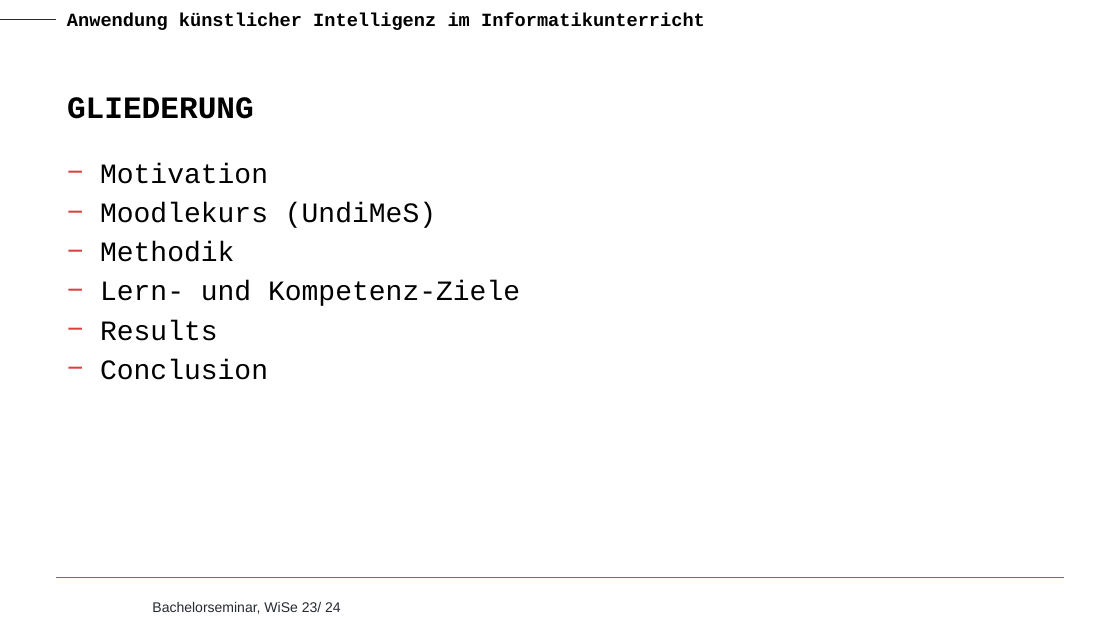
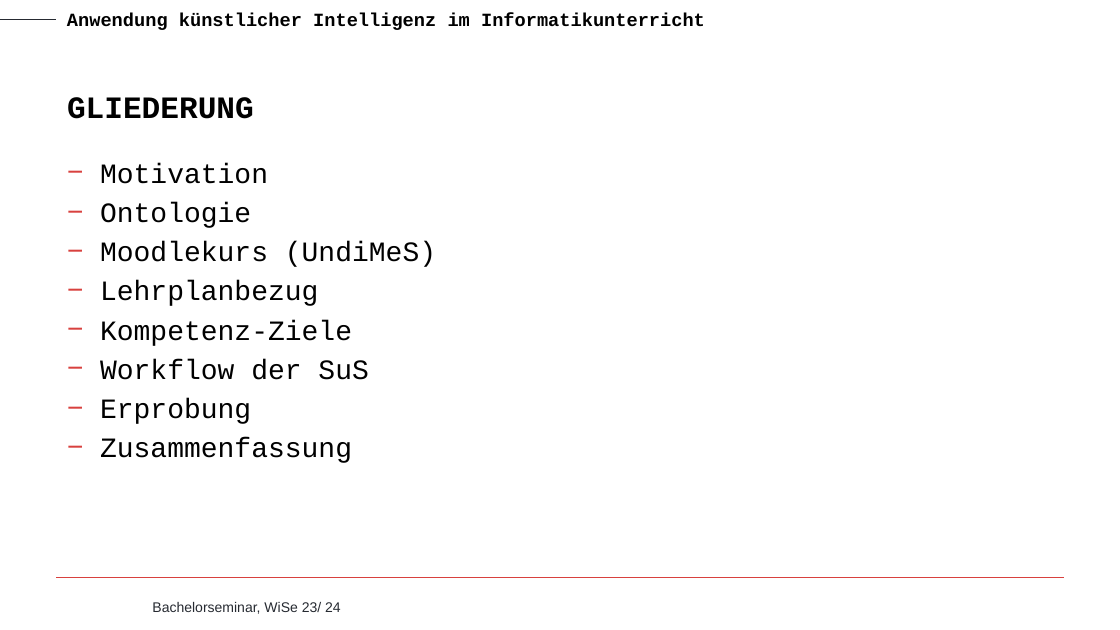
Before and after one commit to tira-io/tira-for-school, a slide deck: slide 2 of Bachelorseminar/Vortrag.pptx. Drawn at 1120x630 pixels with LibreOffice and Linux fonts; fonts in the diff are those of the drawing; background and template pictures are left out. Boxes give left, top, right and bottom in pixels: in the first picture for what was removed or moved away, otherwise in the second. Text is boxed around its words. In the diff, an @@ line names an element or a change of style, - is before the commit and + after.

```diff
--- a/Bachelorseminar/Vortrag.pptx
+++ b/Bachelorseminar/Vortrag.pptx
@@ text at <box>100,202,251,228</box>: paragraph added @@
+− Ontologie
@@ text at <box>100,281,368,463</box>: text changed @@
-− Methodik
-− Lern- und Kompetenz-Ziele
-− Results
-− Conclusion
+− Lehrplanbezug
+− Kompetenz-Ziele
+− Workflow der SuS
+− Erprobung
+− Zusammenfassung
```
Also in this commit, not shown: 4 other slides changed, 7 slides added, 1 slide removed, 1 other file.
